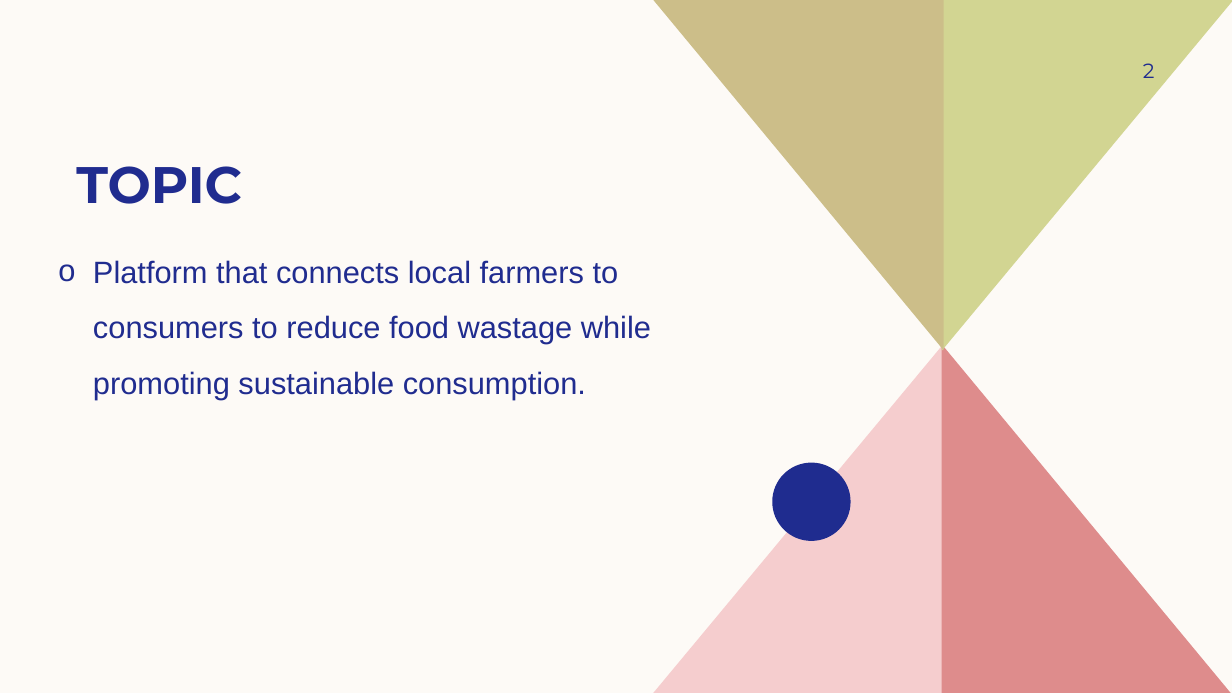
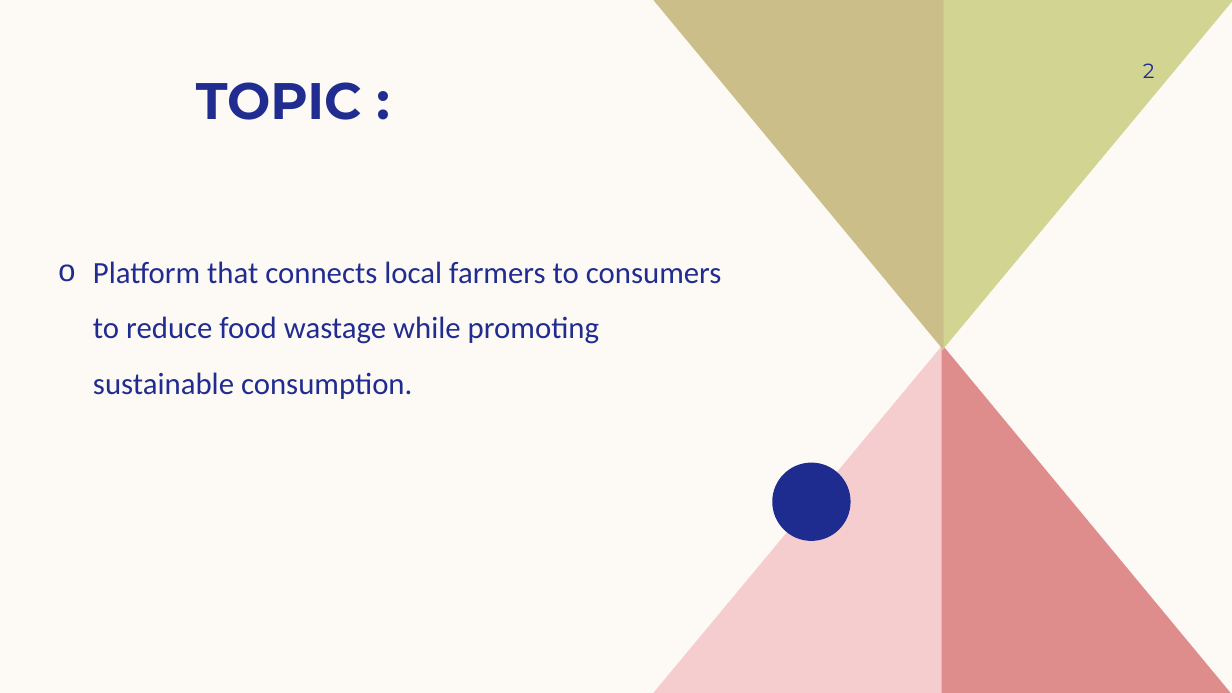
Before and after one commit to srr17/HackathonACMNEXUS, a slide deck: slide 2 of CROP LINK.pptx. Drawn at 1232x693 pixels with LibreOffice and Linux fonts; fonts in the diff are those of the drawing. Boxes give left, top, right and bottom in pixels: in the first picture for what was removed or moved away, otherwise in the second. Text is boxed around its words. In the diff, an @@ line names an element or a change of style, - is before the commit and + after.

```diff
--- a/CROP LINK.pptx
+++ b/CROP LINK.pptx
@@ title at <box>196,82,362,120</box>: text changed @@
-TOPIC
+TOPIC :
@@ text "Platform that connects local farmers ..." at <box>93,261,722,399</box>: font Arial to Calibri @@
```
Also in this commit, not shown: 5 other slides changed.
